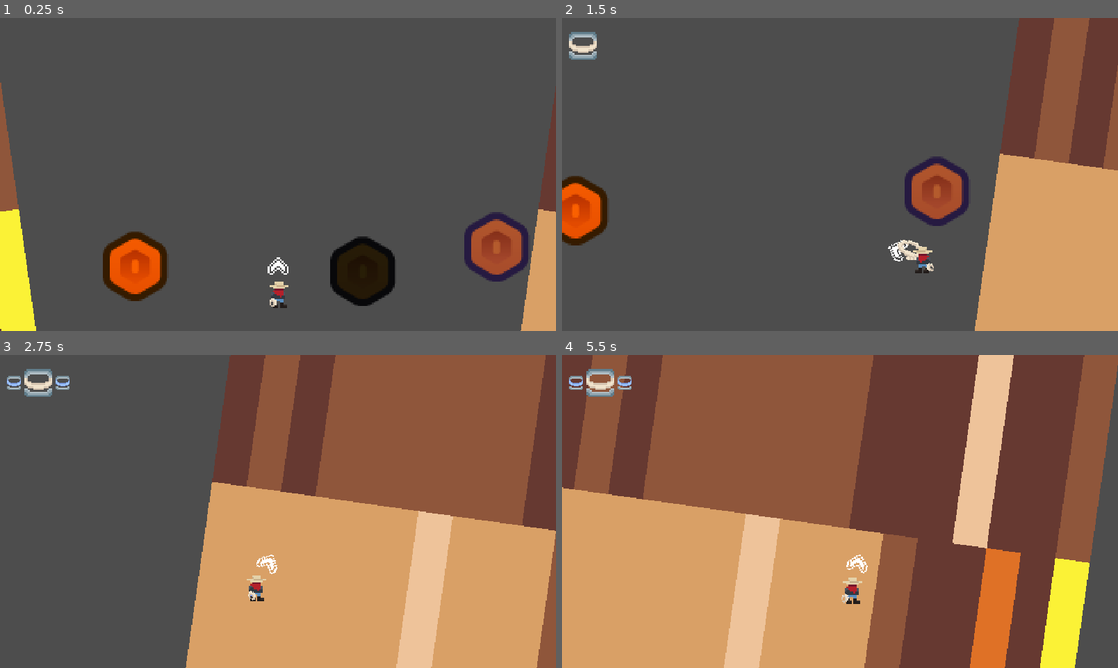
Above: before the commit, frames 1-4 (two rows, left to right).
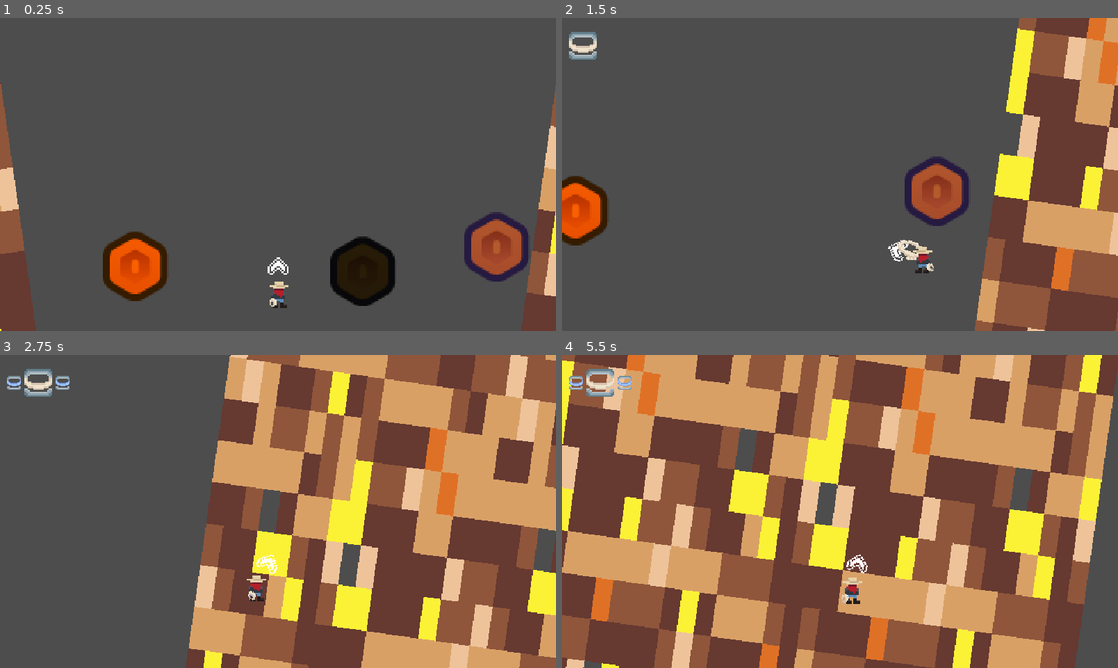
Above: after the commit, the same moments.

Repository: haywirehawk/gmtk2025
Game: Godot game, scene res://maps/main/main_map.tscn
The game is run twice, just before and just after one commit, with the same random seed, the same clock (stepped at 60 frames per second) and the same inputs. This scene is started directly instead of the project's main scene. The engine's default icon, where the game draws it, is replaced by a stand-in: a white triangle on a blue panel in a dark square.
Inputs (mouse positions are in pixels of both pictures, inside the frame that each line leads up to):
- Up to frame 1 (0.25 s): no input
- Up to frame 2 (1.5 s): move the mouse to (962, 158) at 0.52 s; hold D (move_right) from 0.53 s (still down); tap F (Interact) at 0.6 s; tap Space (jump) at 0.77 s; move the mouse to (728, 190) at 1.27 s; click (728, 190) at 1.35 s
- Up to frame 3 (2.75 s): tap Space (jump) at 1.52 s; move the mouse to (333, 442) at 2.02 s; release D (move_right) at 2.03 s; hold A (move_left) from 2.03 s (still down); hold E (next_lasso) from 2.03 s (still down)
- Up to frame 4 (5.5 s): move the mouse to (812, 574) at 2.77 s; release A (move_left) at 2.78 s; release E (next_lasso) at 2.78 s; hold D (move_right) 2.78-4.28 s; tap Q (previous_lasso) at 2.85 s; tap Space (jump) at 3.02, 3.77, 4.52 s; move the mouse to (1006, 558) at 3.52 s; tap F (Interact) at 3.6 s; move the mouse to (673, 464) at 4.27 s; hold A (move_left) 4.28-5.03 s; click (673, 464) at 4.35 s; move the mouse to (867, 511) at 5.02 s; hold D (move_right) from 5.03 s (still down); hold E (next_lasso) from 5.03 s (still down)

The runs differ from the first frame. In frame 1, 4.8% of the frame differs, in the area x 0-100%, y 20-100%; in frame 2, 17%; in frame 3, 51%; in frame 4, 77%, in the area x 0-100%, y 0-100%.

Commit message:
Particle and shader work
simple fire particle
simple pan on tornados
simple ambient dust particle effect
simple ghost shader effect

Diff:
--- /dev/null
+++ b/game_objects/enemy/tornado/tornado.gdshader
@@ -0,0 +1,12 @@
+shader_type canvas_item;
+
+uniform vec2 tile_scale = vec2(1.0, 1.0); // How many times to tile
+uniform vec2 pan_speed = vec2(0.0, 0.0);  // Panning speed
+
+void fragment() {
+    vec2 raw_uv = UV * tile_scale + TIME * pan_speed;
+    vec2 tex_size = vec2(textureSize(TEXTURE, 0));
+    vec2 snapped_uv = floor(raw_uv * tex_size) / tex_size;
+
+    COLOR = texture(TEXTURE, snapped_uv);
+}
--- a/game_objects/enemy/tornado/tornado.tscn
+++ b/game_objects/enemy/tornado/tornado.tscn
@@ -1,11 +1,22 @@
-[gd_scene load_steps=6 format=3 uid="uid://b0qvyu1crjo2y"]
+[gd_scene load_steps=9 format=3 uid="uid://b0qvyu1crjo2y"]
 
 [ext_resource type="Texture2D" uid="uid://b3s0onjqtcd08" path="res://game_objects/enemy/tornado/tornado.png" id="1_fmfmv"]
 [ext_resource type="Script" uid="uid://vtdf276wndwl" path="res://game_objects/enemy/tornado/tornado.gd" id="1_l0ex7"]
+[ext_resource type="Shader" uid="uid://cpdy4o1gkp8j5" path="res://game_objects/enemy/tornado/tornado.gdshader" id="2_n22e1"]
 [ext_resource type="Script" uid="uid://crrs6vyewl7u6" path="res://game_objects/components/hitbox/hitbox_component.gd" id="2_r242n"]
+
+[sub_resource type="ShaderMaterial" id="ShaderMaterial_dx4xg"]
+shader = ExtResource("2_n22e1")
+shader_parameter/tile_scale = Vector2(2, 5)
+shader_parameter/pan_speed = Vector2(2, -1.5)
 
 [sub_resource type="RectangleShape2D" id="RectangleShape2D_l0ex7"]
 size = Vector2(17.955, 20)
+
+[sub_resource type="ShaderMaterial" id="ShaderMaterial_3b81r"]
+shader = ExtResource("2_n22e1")
+shader_parameter/tile_scale = Vector2(2, 5)
+shader_parameter/pan_speed = Vector2(-2, -1.5)
 
 [sub_resource type="RectangleShape2D" id="RectangleShape2D_n22e1"]
 size = Vector2(17.9198, 20)
@@ -17,6 +28,7 @@
 wait_time = 3.0
 
 [node name="LeftSprite2D" type="Sprite2D" parent="."]
+material = SubResource("ShaderMaterial_dx4xg")
 position = Vector2(0, 180)
 rotation = -0.141896
 scale = Vector2(20, -120.968)
@@ -32,10 +44,10 @@
 
 [node name="CollisionShape2D" type="CollisionShape2D" parent="LeftSprite2D/HitboxComponent"]
 position = Vector2(-1.02252, 0)
-scale = Vector2(1, 1)
 shape = SubResource("RectangleShape2D_l0ex7")
 
 [node name="RightSprite2D" type="Sprite2D" parent="."]
+material = SubResource("ShaderMaterial_3b81r")
 position = Vector2(650, 180)
 rotation = 0.141372
 scale = Vector2(20, -120.969)
@@ -51,5 +63,4 @@
 
 [node name="CollisionShape2D" type="CollisionShape2D" parent="RightSprite2D/HitboxComponent"]
 position = Vector2(1.04009, -5.96046e-08)
-scale = Vector2(1, 1)
 shape = SubResource("RectangleShape2D_n22e1")
--- /dev/null
+++ b/game_objects/particles/dust/ambiant/ambiant_dust.tscn
@@ -0,0 +1,36 @@
+[gd_scene load_steps=7 format=3 uid="uid://daay3u6m5cbo7"]
+
+[ext_resource type="Texture2D" uid="uid://dplqaim8ygmgf" path="res://game_objects/particles/particle_simple_small.png" id="1_h04yb"]
+
+[sub_resource type="Gradient" id="Gradient_e4eyc"]
+colors = PackedColorArray(0.774273, 0.694979, 0.542006, 1, 0.402898, 0.407883, 0.384654, 1)
+
+[sub_resource type="GradientTexture1D" id="GradientTexture1D_0q4oc"]
+gradient = SubResource("Gradient_e4eyc")
+
+[sub_resource type="Curve" id="Curve_ifeey"]
+_data = [Vector2(0, 0.143182), 0.0, 0.0, 0, 0, Vector2(0.510086, 0.290909), 0.0, 0.0, 0, 0, Vector2(1, 0.165341), 0.0, 0.0, 0, 0]
+point_count = 3
+
+[sub_resource type="CurveTexture" id="CurveTexture_dp1jn"]
+curve = SubResource("Curve_ifeey")
+
+[sub_resource type="ParticleProcessMaterial" id="ParticleProcessMaterial_cff40"]
+particle_flag_disable_z = true
+emission_shape = 3
+emission_box_extents = Vector3(25, 1, 1)
+direction = Vector3(0, -1, 0)
+spread = 15.0
+initial_velocity_max = 4.0
+gravity = Vector3(-20, 0, 0)
+scale_min = 0.25
+scale_max = 0.5
+scale_curve = SubResource("CurveTexture_dp1jn")
+color_ramp = SubResource("GradientTexture1D_0q4oc")
+
+[node name="Dust" type="GPUParticles2D"]
+amount = 20
+texture = ExtResource("1_h04yb")
+lifetime = 1.5
+draw_order = 2
+process_material = SubResource("ParticleProcessMaterial_cff40")
--- /dev/null
+++ b/game_objects/particles/fire/fire.tscn
@@ -0,0 +1,33 @@
+[gd_scene load_steps=7 format=3 uid="uid://crkjamiu85wp"]
+
+[ext_resource type="Texture2D" uid="uid://dplqaim8ygmgf" path="res://game_objects/particles/particle_simple_small.png" id="1_lmy4l"]
+
+[sub_resource type="Gradient" id="Gradient_e4eyc"]
+colors = PackedColorArray(1, 0.592157, 0, 1, 1, 0, 0, 1)
+
+[sub_resource type="GradientTexture1D" id="GradientTexture1D_0q4oc"]
+gradient = SubResource("Gradient_e4eyc")
+
+[sub_resource type="Curve" id="Curve_ifeey"]
+_data = [Vector2(0.195965, 1), 0.0, 0.0, 0, 0, Vector2(1, 0.217045), 0.0, 0.0, 0, 0]
+point_count = 2
+
+[sub_resource type="CurveTexture" id="CurveTexture_dp1jn"]
+curve = SubResource("Curve_ifeey")
+
+[sub_resource type="ParticleProcessMaterial" id="ParticleProcessMaterial_cff40"]
+particle_flag_disable_z = true
+direction = Vector3(0, -1, 0)
+spread = 15.0
+initial_velocity_min = 10.0
+initial_velocity_max = 15.0
+gravity = Vector3(0, 0, 0)
+scale_curve = SubResource("CurveTexture_dp1jn")
+color_ramp = SubResource("GradientTexture1D_0q4oc")
+
+[node name="Fire" type="GPUParticles2D"]
+amount = 16
+texture = ExtResource("1_lmy4l")
+lifetime = 1.5
+draw_order = 2
+process_material = SubResource("ParticleProcessMaterial_cff40")
--- a/resources/lassos/fire_lasso/fire_lasso.tres
+++ b/resources/lassos/fire_lasso/fire_lasso.tres
@@ -1,6 +1,7 @@
-[gd_resource type="Resource" script_class="LassoResource" load_steps=6 format=3 uid="uid://c2w7a28n6wgi6"]
+[gd_resource type="Resource" script_class="LassoResource" load_steps=7 format=3 uid="uid://c2w7a28n6wgi6"]
 
 [ext_resource type="Texture2D" uid="uid://dx4xokayh3q8b" path="res://resources/lassos/fire_lasso/assets/fire_lasso_hitched.png" id="1_3wxh8"]
+[ext_resource type="PackedScene" uid="uid://crkjamiu85wp" path="res://game_objects/particles/fire/fire.tscn" id="2_8h74o"]
 [ext_resource type="SpriteFrames" uid="uid://bbhw1c478ptg3" path="res://resources/lassos/fire_lasso/fire_lasso_frames.tres" id="2_au2ue"]
 [ext_resource type="Texture2D" uid="uid://chchbf3342dos" path="res://resources/lassos/fire_lasso/assets/fire_lasso_segment.png" id="3_8h74o"]
 [ext_resource type="Texture2D" uid="uid://1as4e83okm7l" path="res://resources/lassos/fire_lasso/assets/fire_lasso_slack.png" id="3_au2ue"]
@@ -15,6 +16,7 @@
 hitched_texture = ExtResource("1_3wxh8")
 rope_honda_frames = ExtResource("2_au2ue")
 rope_slack_texture = ExtResource("3_au2ue")
+particles = ExtResource("2_8h74o")
 max_length = 80.0
 rest_length = 70.0
 throw_speed = 150.0
--- a/resources/lassos/ghost_lasso/ghost_lasso.tres
+++ b/resources/lassos/ghost_lasso/ghost_lasso.tres
@@ -1,10 +1,11 @@
-[gd_resource type="Resource" script_class="LassoResource" load_steps=6 format=3 uid="uid://cl1e47e3dxj5"]
+[gd_resource type="Resource" script_class="LassoResource" load_steps=7 format=3 uid="uid://cl1e47e3dxj5"]
 
 [ext_resource type="Texture2D" uid="uid://whpmlpwxmgw3" path="res://resources/lassos/ghost_lasso/assets/ghost_lasso_hitched.png" id="1_oxng2"]
 [ext_resource type="SpriteFrames" uid="uid://blaswv6hlcsn6" path="res://resources/lassos/ghost_lasso/ghost_lasso_frames.tres" id="2_ci6wr"]
 [ext_resource type="Texture2D" uid="uid://cni14bnqmw2y" path="res://resources/lassos/ghost_lasso/assets/ghost_lasso_segment.png" id="3_ci6wr"]
 [ext_resource type="Texture2D" uid="uid://cokvdjhfbio85" path="res://resources/lassos/ghost_lasso/assets/ghost_lasso_slack.png" id="3_xpkua"]
 [ext_resource type="Script" uid="uid://bqwr6lu7hmc7b" path="res://resources/lassos/lasso.gd" id="4_aqjc4"]
+[ext_resource type="Shader" uid="uid://ydkbeyvrkoyq" path="res://resources/shaders/ghost.gdshader" id="6_xpkua"]
 
 [resource]
 script = ExtResource("4_aqjc4")
@@ -15,6 +16,7 @@
 hitched_texture = ExtResource("1_oxng2")
 rope_honda_frames = ExtResource("2_ci6wr")
 rope_slack_texture = ExtResource("3_xpkua")
+shader = ExtResource("6_xpkua")
 max_length = 120.0
 rest_length = 100.0
 throw_speed = 80.0
--- /dev/null
+++ b/resources/shaders/ghost.gdshader
@@ -0,0 +1,12 @@
+shader_type canvas_item;
+
+uniform float min_alpha : hint_range(0,1) = 0.3;
+uniform float max_alpha : hint_range(0,1) = 1.0;
+uniform float speed = 2.0;
+
+void fragment() {
+    vec4 tex_color = texture(TEXTURE, UV);
+    float alpha_factor = (sin(TIME * speed) + 1.0) / 2.0;
+    float alpha = mix(min_alpha, max_alpha, alpha_factor);
+    COLOR = vec4(tex_color.rgb, tex_color.a * alpha);
+}
Not shown, added: game_objects/enemy/tornado/tornado.gdshader.uid
Binary file added: game_objects/particles/particle_simple.png
Not shown, added: game_objects/particles/particle_simple.png.import
Binary file added: game_objects/particles/particle_simple_small.png
Not shown, added: game_objects/particles/particle_simple_small.png.import
Not shown: 1 places in game_objects/player/player.tscn that only renumber resources
Not shown, added: resources/shaders/ghost.gdshader.uid
